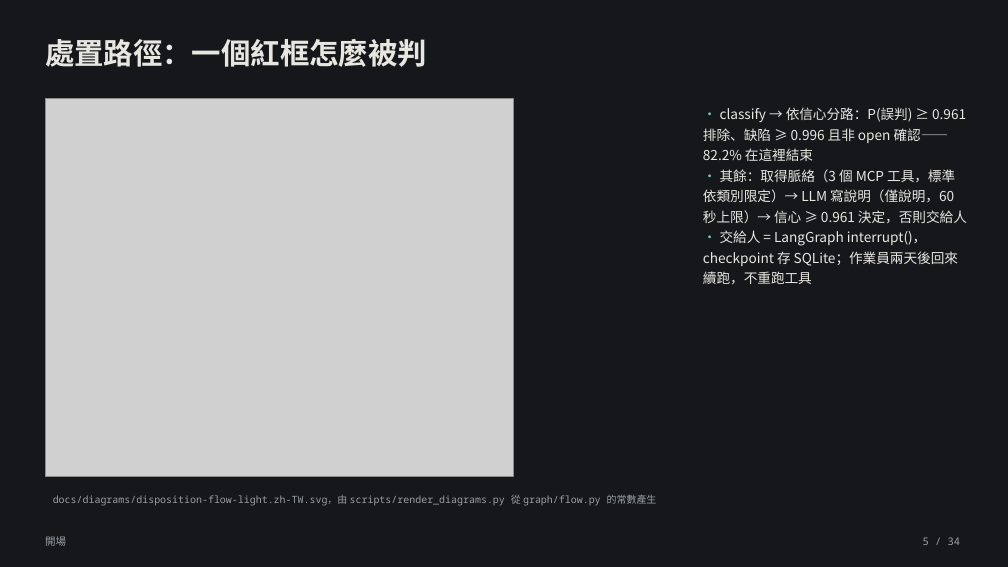
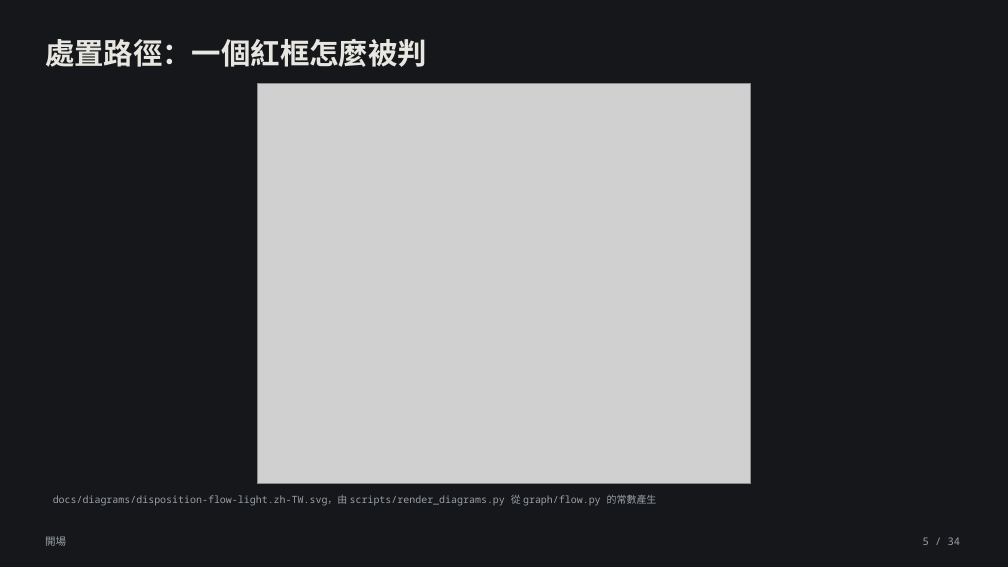
Before and after one commit to lin891020/aoi-agent, a slide deck: slide 5 of docs/deck/aoi-agent-journey.zh-TW.pptx. Drawn at 1008x567 pixels with LibreOffice and Linux fonts; fonts in the diff are those of the drawing; grey boxes stand for pictures. Boxes give left, top, right and bottom in pixels: in the first picture for what was removed or moved away, otherwise in the second. Text is boxed around its words. In the diff, an @@ line names an element or a change of style, - is before the commit and + after.

```diff
--- a/docs/deck/aoi-agent-journey.zh-TW.pptx
+++ b/docs/deck/aoi-agent-journey.zh-TW.pptx
@@ picture added at (258, 83, 751, 484) @@
@@ picture removed at (45, 98, 513, 476) @@
@@ text removed at (703, 107, 967, 285) @@
-• classify → 依信心分路：P(誤判) ≥ 0.961 排除、缺陷 ≥ 0.996 且非 open 確認——82.2% 在這裡結束
-• 其餘：取得脈絡（3 個 MCP 工具，標準依類別限定）→ LLM 寫說明（僅說明，60 秒上限）→ 信心 ≥ 0.961 決定，否則交給人
-• 交給人 = LangGraph interrupt()，checkpoint 存 SQLite；作業員兩天後回來續跑，不重跑工具
```
Also in this commit, not shown: 2 other slides changed, 5 other files.
